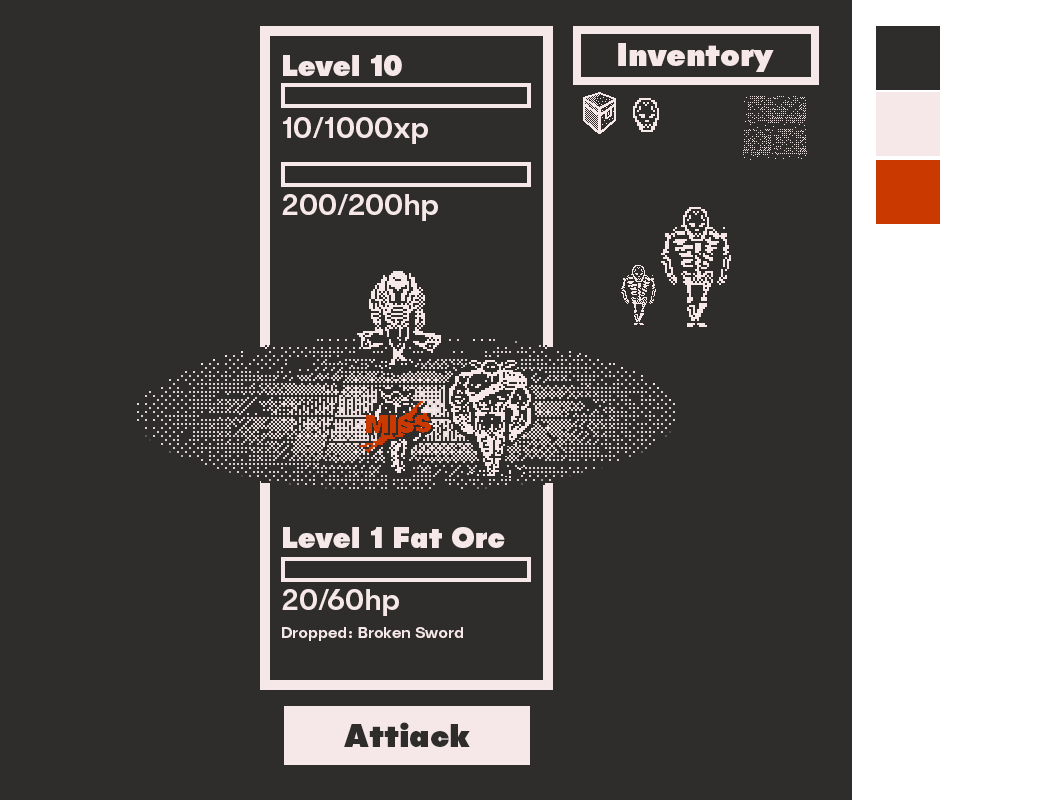
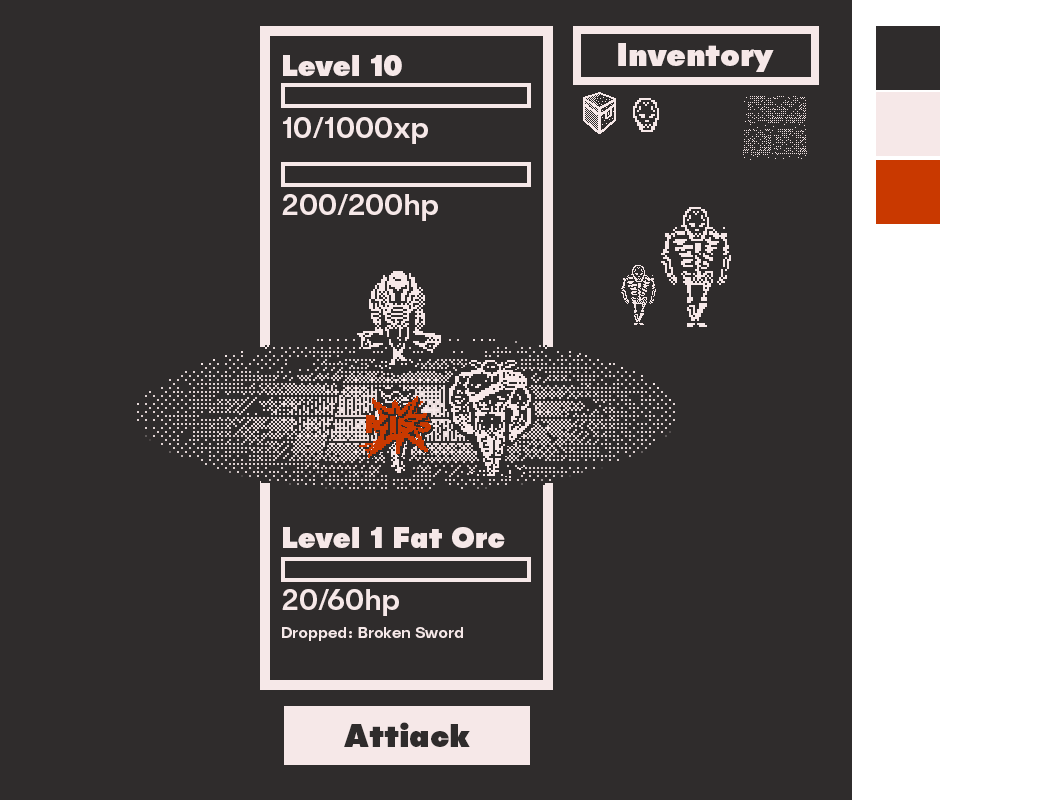
Before/after of a 1052×800 layered artwork. What changed in the layer stack:
added layer "crit" above "crit shade" over bbox(368, 396, 428, 458)
added layer "crit shade" above "miss" over bbox(370, 398, 430, 459)
